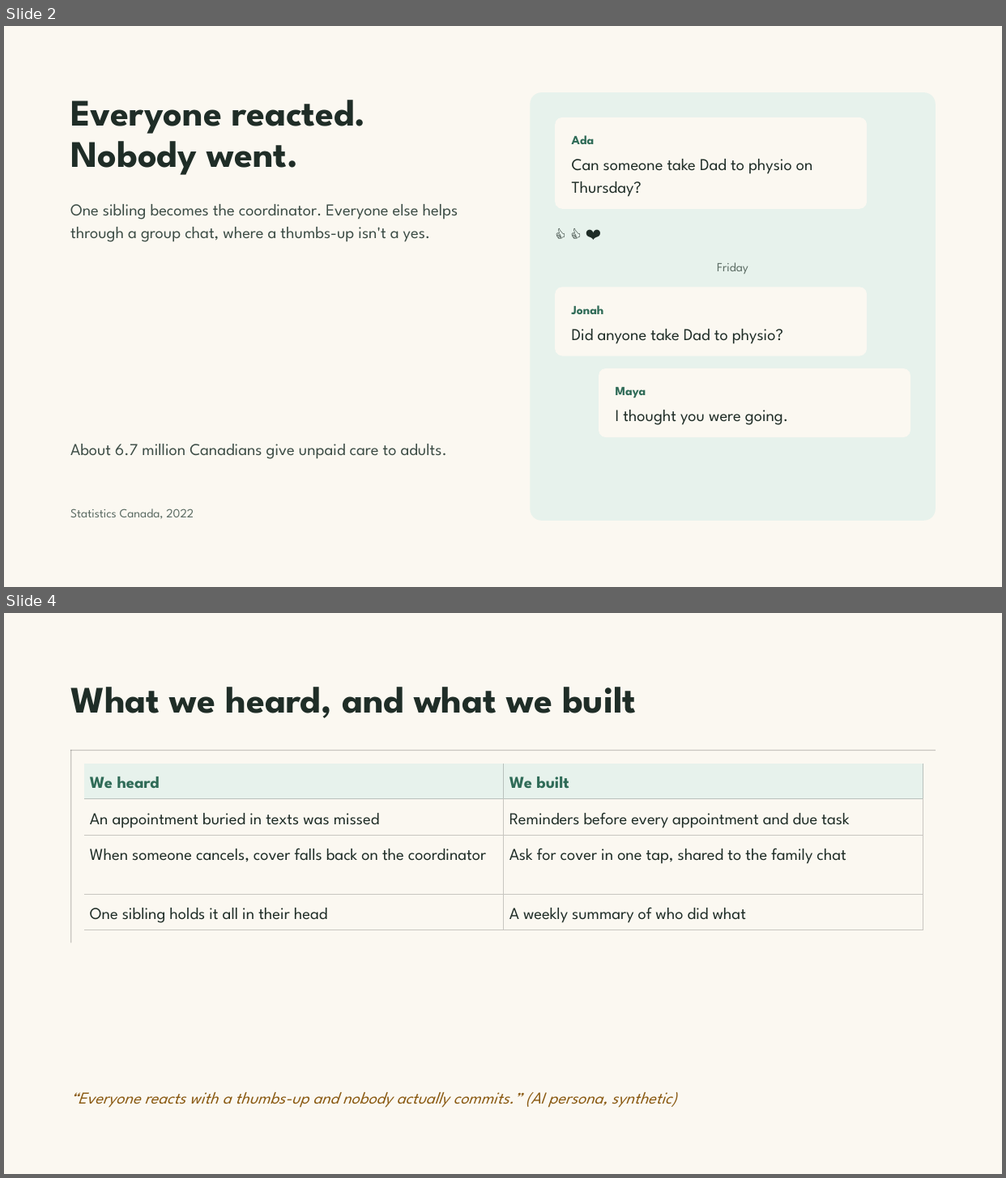
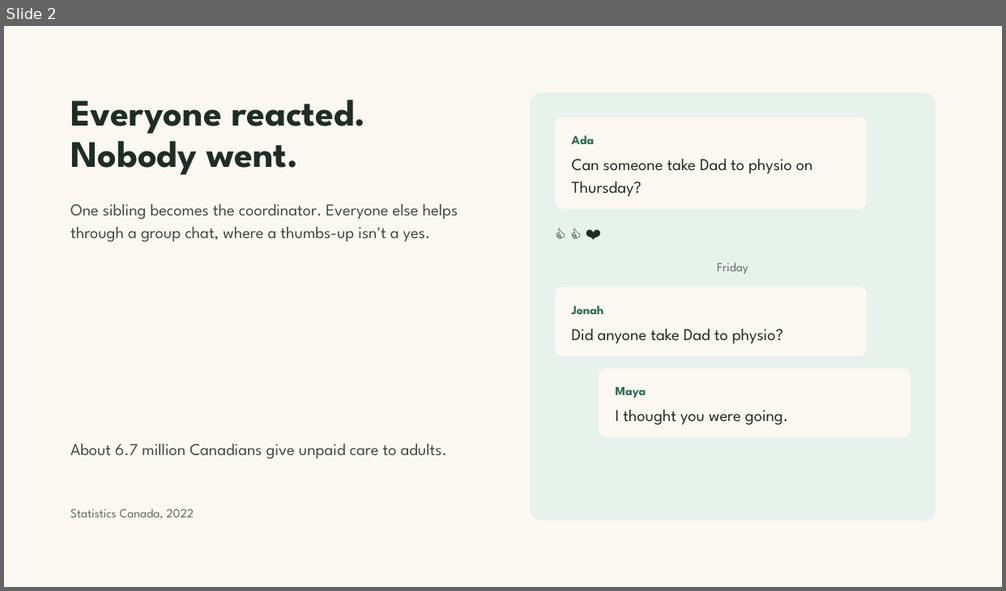
Before and after one commit to Team-Claudia/kindred, a slide deck: docs/pitch/Kindred Demo Day Pitch V3.pptx. Shown one above the other, each under a label of ours: slides 2 and 4 before the commit, slide 2 after it; the slides between them are not shown. The pictures are 1006x1178 and 1006x591 pixels, drawn with LibreOffice and Linux fonts; fonts in the diff are those of the drawing. Boxes give left, top, right and bottom in pixels: in the first picture for what was removed or moved away, otherwise in the second. Text is boxed around its words. In the diff, an @@ line names an element or a change of style, - is before the commit and + after.

```diff
--- a/docs/pitch/Kindred Demo Day Pitch V3.pptx
+++ b/docs/pitch/Kindred Demo Day Pitch V3.pptx
@@ slide 4 removed at bbox=[4, 613, 1002, 1174], background #FBF8F1 @@
@@ title removed at bbox=[70, 687, 636, 718] @@
-What we heard, and what we built
@@ line removed from (70, 750) to (936, 750) @@
@@ line removed from (71, 750) to (71, 943) @@
@@ table removed at bbox=[84, 764, 923, 931], 4 rows, 2 columns @@
-We heard | We built
-An appointment buried in texts was missed | Reminders before every appointment and due task
-When someone cancels, cover falls back on the coordinator | Ask for cover in one tap, shared to the family chat
-One sibling holds it all in their head | A weekly summary of who did what
@@ text removed at bbox=[70, 1093, 677, 1108] @@
-“Everyone reacts with a thumbs-up and nobody actually commits.” (AI persona, synthetic)
```
Also in this commit, not shown: 2 slides changed, 11 slides added, 1 other slide removed, 6 other files.
